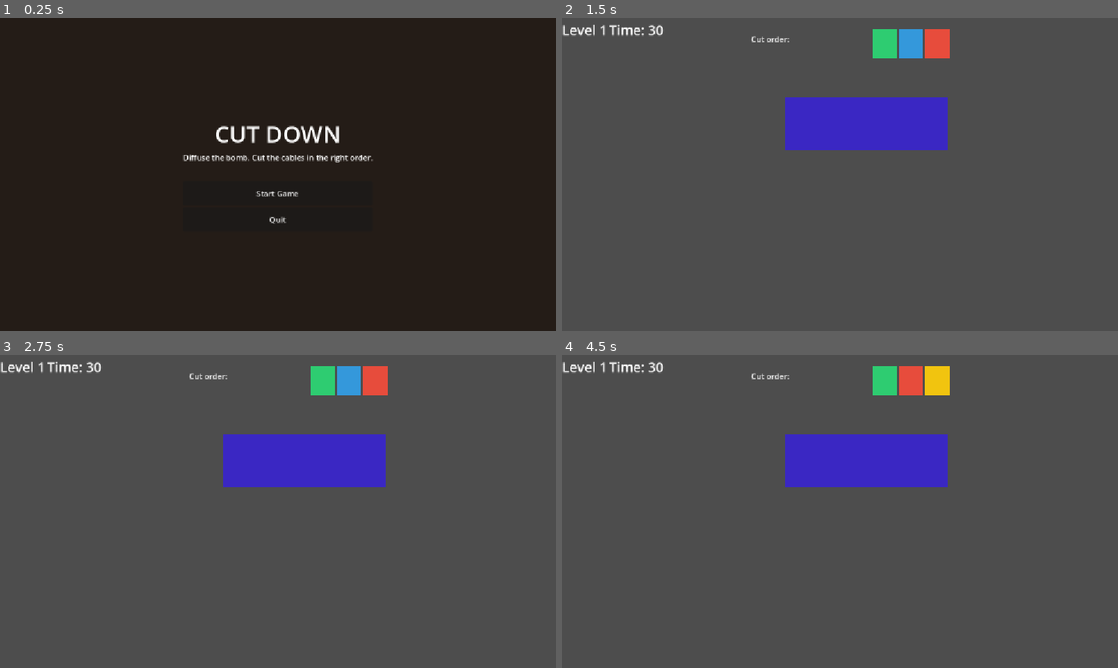
Above: before the commit, frames 1-4 (two rows, left to right).
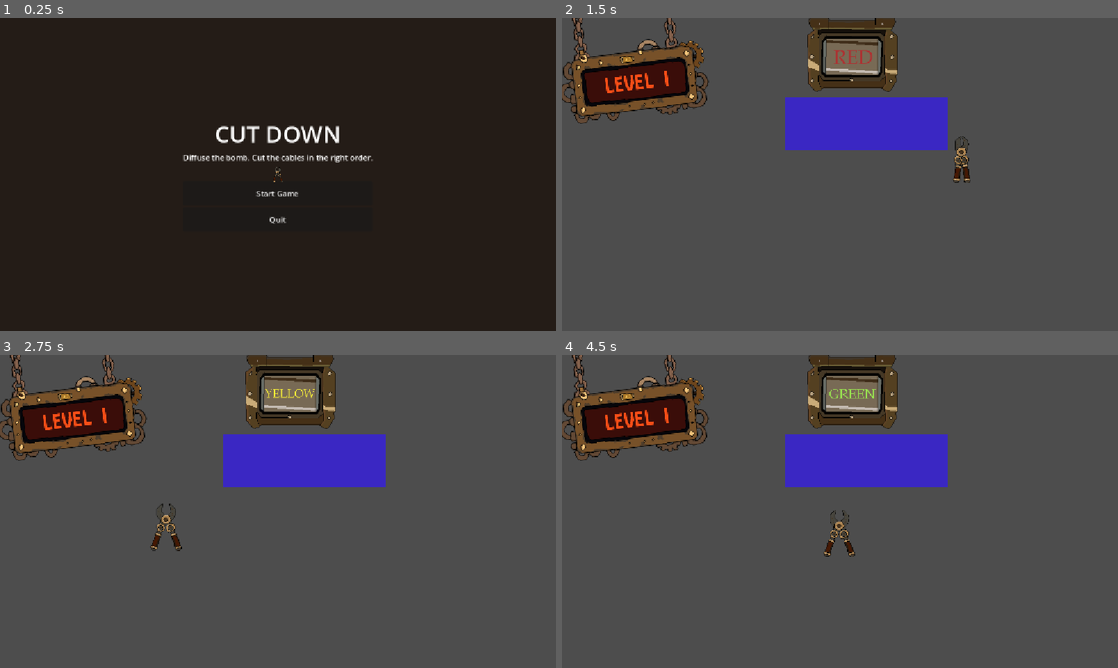
Above: after the commit, the same moments.

Repository: Coleim/cut_down_gmtk_2026
Game: Godot game, scene res://scenes/main_menu/MainMenu.tscn
The game is run twice, just before and just after one commit, with the same random seed, the same clock (stepped at 60 frames per second) and the same inputs.
Inputs (mouse positions are in pixels of both pictures, inside the frame that each line leads up to):
- Up to frame 1 (0.25 s): no input
- Up to frame 2 (1.5 s): click "Start Game" at 0.5 s; tap Enter at 1.25 s; move the mouse to (962, 158) at 1.27 s; click (962, 158) at 1.42 s
- Up to frame 3 (2.75 s): tap Space at 2 s; move the mouse to (166, 527) at 2.02 s; click (166, 527) at 2.17 s
- Up to frame 4 (4.5 s): move the mouse to (895, 442) at 2.77 s; click (895, 442) at 2.92 s; tap Enter at 3.5 s; move the mouse to (812, 574) at 3.52 s; click (812, 574) at 3.67 s; click "Retry" at 4.25 s

The runs differ from the first frame. In frame 1, less than 0.1% of the frame differs, in the area x 49-51%, y 47-53%; in frame 2, 9.9%; in frame 3, 9.9%, in the area x 0-70%, y 0-63%; in frame 4, 9.9%.

Commit message:
Starting the game , cut etc...

Diff:
--- a/project.godot
+++ b/project.godot
@@ -19,9 +19,11 @@
 
 GameManager="*res://scripts/autoload/GameManager.gd"
 SoundManager="*res://scripts/autoload/SoundManager.gd"
+CursorManager="*res://scripts/autoload/CursorManager.gd"
 
 [display]
 
+window/size/mode=2
 window/stretch/mode="canvas_items"
 window/stretch/aspect="expand"
 
--- a/scenes/game/Game.tscn
+++ b/scenes/game/Game.tscn
@@ -1,71 +1,123 @@
 [gd_scene format=3 uid="uid://76gdmw8smic4"]
 
 [ext_resource type="Script" uid="uid://cvv4ng5kmkiyg" path="res://scripts/game/Game.gd" id="1"]
+[ext_resource type="Texture2D" uid="uid://dtaj0ekvfxaq6" path="res://assets/sprites/Color_Selector.png" id="2_365ku"]
+[ext_resource type="Texture2D" uid="uid://dwrcmjaeop3q0" path="res://assets/sprites/LevelPanel.png" id="2_vrspl"]
+[ext_resource type="Texture2D" uid="uid://cy48yyfawapmq" path="res://assets/sprites/Colors.png" id="3_gg4pt"]
+[ext_resource type="Texture2D" uid="uid://d3q5fpe6sxo3u" path="res://assets/sprites/Level1.png" id="3_level1"]
+[ext_resource type="Texture2D" uid="uid://ccamhedq7wa42" path="res://assets/sprites/CutText.png" id="3_wnrko"]
+[ext_resource type="Texture2D" uid="uid://jwrhhxja462b" path="res://assets/sprites/Level2.png" id="4_level2"]
+[ext_resource type="Texture2D" uid="uid://c1mt22ywtn185" path="res://assets/sprites/Level3.png" id="5_level3"]
 
-[node name="Game" type="Node2D"]
+[sub_resource type="AtlasTexture" id="AtlasTexture_wnrko"]
+atlas = ExtResource("3_gg4pt")
+region = Rect2(0, 0, 300, 200)
+
+[sub_resource type="AtlasTexture" id="AtlasTexture_qf6a8"]
+atlas = ExtResource("3_gg4pt")
+region = Rect2(0, 200, 300, 200)
+
+[sub_resource type="AtlasTexture" id="AtlasTexture_56wml"]
+atlas = ExtResource("3_gg4pt")
+region = Rect2(0, 400, 300, 200)
+
+[sub_resource type="AtlasTexture" id="AtlasTexture_aptqa"]
+atlas = ExtResource("3_gg4pt")
+region = Rect2(0, 600, 300, 200)
+
+[sub_resource type="AtlasTexture" id="AtlasTexture_gynul"]
+atlas = ExtResource("3_gg4pt")
+region = Rect2(0, 800, 300, 200)
+
+[sub_resource type="SpriteFrames" id="SpriteFrames_qiobv"]
+animations = [{
+"frames": [{
+"duration": 1.0,
+"texture": SubResource("AtlasTexture_wnrko")
+}, {
+"duration": 1.0,
+"texture": SubResource("AtlasTexture_qf6a8")
+}, {
+"duration": 1.0,
+"texture": SubResource("AtlasTexture_56wml")
+}, {
+"duration": 1.0,
+"texture": SubResource("AtlasTexture_aptqa")
+}, {
+"duration": 1.0,
+"texture": SubResource("AtlasTexture_gynul")
+}],
+"loop": 1,
+"name": &"default",
+"speed": 5.0
+}]
+
+[sub_resource type="SpriteFrames" id="SpriteFrames_vdwqs"]
+animations = [{
+"frames": [{
+"duration": 1.0,
+"texture": ExtResource("3_level1")
+}, {
+"duration": 1.0,
+"texture": ExtResource("4_level2")
+}, {
+"duration": 1.0,
+"texture": ExtResource("5_level3")
+}],
+"loop": 1,
+"name": &"default",
+"speed": 5.0
+}]
+
+[node name="Game" type="Node2D" unique_id=110771433]
 script = ExtResource("1")
 
-[node name="CountdownTimer" type="Timer" parent="."]
+[node name="CountdownTimer" type="Timer" parent="." unique_id=874794337]
 
-[node name="UI" type="Control" parent="."]
+[node name="ColorSelector" type="Sprite2D" parent="." unique_id=1712473233]
+position = Vector2(607, 89)
+texture = ExtResource("2_365ku")
+
+[node name="CutText" type="Sprite2D" parent="ColorSelector" unique_id=1192091202]
+position = Vector2(0, 1)
+texture = ExtResource("3_wnrko")
+
+[node name="ShowColor" type="AnimatedSprite2D" parent="." unique_id=1860398280]
+position = Vector2(607, 89)
+sprite_frames = SubResource("SpriteFrames_qiobv")
+
+[node name="LevelPanel" type="Sprite2D" parent="." unique_id=1851219541]
+position = Vector2(143, 105.00001)
+rotation = -0.12217305
+scale = Vector2(1.3, 1.3)
+texture = ExtResource("2_vrspl")
+
+[node name="LevelSprite" type="AnimatedSprite2D" parent="." unique_id=1267509711]
+position = Vector2(146, 112)
+rotation = -0.12217305
+sprite_frames = SubResource("SpriteFrames_vdwqs")
+
+[node name="UI" type="Control" parent="." unique_id=612219998]
+layout_mode = 3
+anchors_preset = 15
+anchor_right = 1.0
+anchor_bottom = 1.0
+grow_horizontal = 2
+grow_vertical = 2
+metadata/_edit_use_anchors_ = true
+
+[node name="Background" type="ColorRect" parent="UI" unique_id=48603256]
 layout_mode = 1
 anchors_preset = 15
 anchor_right = 1.0
 anchor_bottom = 1.0
 grow_horizontal = 2
 grow_vertical = 2
+mouse_filter = 2
+color = Color(0, 0, 0, 1)
+metadata/_edit_use_anchors_ = true
 
-[node name="Background" type="ColorRect" parent="UI"]
-layout_mode = 1
-anchors_preset = 15
-anchor_right = 1.0
-anchor_bottom = 1.0
-color = Color(0, 0, 0, 1)
-mouse_filter = 2
-
-[node name="TopBar" type="HBoxContainer" parent="UI"]
-layout_mode = 1
-offset_top = 6.0
-offset_right = 210.0
-offset_bottom = 45.0
-
-[node name="LevelLabel" type="Label" parent="UI/TopBar"]
-layout_mode = 2
-size_flags_horizontal = 3
-theme_override_font_sizes/font_size = 28
-text = "Level 1"
-
-[node name="TimerLabel" type="Label" parent="UI/TopBar"]
-layout_mode = 2
-size_flags_horizontal = 3
-theme_override_font_sizes/font_size = 28
-text = "Time: 30"
-horizontal_alignment = 2
-
-[node name="OrderLabel" type="Label" parent="UI"]
-layout_mode = 1
-anchors_preset = 14
-anchor_top = 0.5
-anchor_right = 1.0
-anchor_bottom = 0.5
-offset_left = 347.0
-offset_top = 32.0
-offset_right = 515.0
-offset_bottom = 75.5
-grow_horizontal = 2
-grow_vertical = 2
-text = "Cut order:"
-horizontal_alignment = 1
-
-[node name="OrderContainer" type="HBoxContainer" parent="UI"]
-layout_mode = 1
-offset_left = 535.0
-offset_top = 23.0
-offset_right = 913.0
-offset_bottom = 83.0
-alignment = 1
-
-[node name="BombRect" type="ColorRect" parent="UI"]
+[node name="BombRect" type="ColorRect" parent="UI" unique_id=688296612]
 layout_mode = 1
 anchors_preset = 5
 anchor_left = 0.5
@@ -77,7 +129,7 @@
 grow_horizontal = 2
 color = Color(0.22637272, 0.15488169, 0.76437706, 1)
 
-[node name="CablesContainer" type="HBoxContainer" parent="UI"]
+[node name="CablesContainer" type="HBoxContainer" parent="UI" unique_id=1099318264]
 layout_mode = 1
 anchors_preset = 5
 anchor_left = 0.5
--- /dev/null
+++ b/scripts/autoload/CursorManager.gd
@@ -0,0 +1,74 @@
+extends Node
+
+const GAME_SCENE := "res://scenes/game/Game.tscn"
+const SPRITE_SCALE_MENU := Vector2(0.32, 0.32)   # ~32px cursor on a 100px sprite
+const SPRITE_SCALE_GAME := Vector2(1.0, 1.0)
+
+var _cursor: AnimatedSprite2D
+
+
+func _ready() -> void:
+	Input.mouse_mode = Input.MOUSE_MODE_HIDDEN
+
+	_cursor = AnimatedSprite2D.new()
+	_cursor.z_index = 100
+	_cursor.scale = SPRITE_SCALE_MENU
+	get_tree().root.add_child.call_deferred(_cursor)
+
+	get_tree().root.child_entered_tree.connect(_on_scene_changed)
+
+
+func _setup_frames() -> void:
+	# Only build frames once; sprite_frames is already set if we already ran
+	if _cursor.sprite_frames != null:
+		return
+
+	var texture := load("res://assets/sprites/cutter-sprite.png") as Texture2D
+	var frames := SpriteFrames.new()
+	frames.remove_animation("default")
+
+	var frame0 := AtlasTexture.new()
+	frame0.atlas = texture
+	frame0.region = Rect2(0, 0, 100, 100)   # frame 1 = closed
+
+	var frame1 := AtlasTexture.new()
+	frame1.atlas = texture
+	frame1.region = Rect2(0, 100, 100, 100) # frame 2 = open
+
+	frames.add_animation("default")
+	frames.set_animation_loop("default", false)
+	frames.add_frame("default", frame0)
+	frames.add_frame("default", frame1)
+
+	_cursor.sprite_frames = frames
+	_cursor.animation = "default"
+	_cursor.frame = 1  # start open
+
+
+func _on_scene_changed(node: Node) -> void:
+	# Wait a frame so the scene tree is fully ready
+	await get_tree().process_frame
+	_apply_scene_scale()
+
+
+func _apply_scene_scale() -> void:
+	var scene_path: String = get_tree().current_scene.scene_file_path if get_tree().current_scene else ""
+	if scene_path == GAME_SCENE:
+		_cursor.scale = SPRITE_SCALE_GAME
+	else:
+		_cursor.scale = SPRITE_SCALE_MENU
+
+
+func _process(_delta: float) -> void:
+	if _cursor == null:
+		return
+	if _cursor.sprite_frames == null:
+		_setup_frames()
+	_cursor.global_position = get_viewport().get_mouse_position()
+
+
+func _input(event: InputEvent) -> void:
+	if _cursor == null or _cursor.sprite_frames == null:
+		return
+	if event is InputEventMouseButton and event.button_index == MOUSE_BUTTON_LEFT:
+		_cursor.frame = 0 if event.pressed else 1  # 0=closed, 1=open
--- a/scripts/autoload/GameManager.gd
+++ b/scripts/autoload/GameManager.gd
@@ -8,17 +8,15 @@
 signal level_lost(level_number: int)
 
 const COLOR_PALETTE: Array[Color] = [
-	Color("e74c3c"), # red
-	Color("2ecc71"), # green
-	Color("3498db"), # blue
-	Color("f1c40f"), # yellow
-	Color("9b59b6"), # purple
-	Color("e67e22"), # orange
-	Color("1abc9c"), # teal
+	Color("ac3232"), # red
+	Color("639bff"), # blue
+	Color("99e550"), # green
+	Color("fbf236"), # yellow
+	Color("d77bba"), # purple
 ]
 
 const COLOR_NAMES: Array[String] = [
-	"red", "green", "blue", "yellow", "purple", "orange", "white", "teal"
+	"red", "blue", "green", "yellow", "purple"
 ]
 
 const BASE_CABLE_COUNT: int = 3
@@ -60,6 +58,7 @@
 		result.append({
 			"color": COLOR_PALETTE[idx],
 			"name": COLOR_NAMES[idx],
+			"color_index": idx,
 		})
 	return result
 
--- a/scripts/game/Game.gd
+++ b/scripts/game/Game.gd
@@ -3,11 +3,11 @@
 const CABLE_SCENE: PackedScene = preload("res://scenes/game/Cable.tscn")
 
 @onready var _cables_container: HBoxContainer = $UI/CablesContainer
-@onready var _order_container: HBoxContainer = $UI/OrderContainer
-@onready var _timer_label: Label = $UI/TopBar/TimerLabel
-@onready var _level_label: Label = $UI/TopBar/LevelLabel
 @onready var _bomb_rect: ColorRect = $UI/BombRect
 @onready var _countdown_timer: Timer = $CountdownTimer
+@onready var _level_sprite: AnimatedSprite2D = $LevelSprite
+@onready var _show_color: AnimatedSprite2D = $ShowColor
+@onready var _cut_text: Sprite2D = $ColorSelector/CutText
 
 var _cable_order: Array[Dictionary] = []
 var _cut_index: int = 0
@@ -16,44 +16,38 @@
 
 
 func _ready() -> void:
-	_level_label.text = "Level %d" % GameManager.current_level
+	_setup_level_sprite()
+
 	_cable_order = GameManager.generate_level_colors(GameManager.current_level)
 	_time_left = GameManager.get_time_limit(GameManager.current_level)
 	_cut_index = 0
 	_level_ended = false
 
-	_spawn_order_display()
-	print("please wait")
-	await get_tree().create_timer(3).timeout
-	print("end wait")
+	# Hide cables and cut text during color preview
+	_cables_container.visible = false
+	_cut_text.visible = false
 
-	_hide_order_display()
+	# Show each color in order for 1 second
+	for entry in _cable_order:
+		_show_color.frame = entry["color_index"]
+		await get_tree().create_timer(1.0).timeout
 
-	#_spawn_bomb()
+	# Preview done — show cables and cut prompt
+	_show_color.visible = false
+	_cut_text.visible = true
+	_cables_container.visible = true
 	_spawn_cables()
 
 	_countdown_timer.wait_time = 1.0
 	_countdown_timer.timeout.connect(_on_countdown_tick)
 	_countdown_timer.start()
-	_update_timer_label()
 
 	SoundManager.play_music("bomb_ambience")
 
 
-func _hide_order_display() -> void:
-	for child in _order_container.get_children():
-		child.queue_free()
-
-
-func _spawn_order_display() -> void:
-	for child in _order_container.get_children():
-		child.queue_free()
-
-	for entry in _cable_order:
-		var swatch := ColorRect.new()
-		swatch.custom_minimum_size = Vector2(50, 50)
-		swatch.color = entry["color"]
-		_order_container.add_child(swatch)
+func _setup_level_sprite() -> void:
+	_level_sprite.animation = "default"
+	_level_sprite.frame = clampi(GameManager.current_level - 1, 0, 2)
 
 
 func _spawn_cables() -> void:
@@ -93,15 +87,9 @@
 		return
 
 	_time_left -= 1.0
-	_update_timer_label()
 
 	if _time_left <= 0:
 		_explode()
-
-
-func _update_timer_label() -> void:
-	_timer_label.text = "Time: %d" % max(0, ceil(_time_left))
-	# TODO: Update the actual timer image
 
 
 func _win_level() -> void:
Not shown, added: .github_inactive/actions/export-project/action.yml
Not shown, added: .github_inactive/workflows/godot-ci.yml
Not shown, added: assets/sprites/Color_Selector.png.import
Not shown, added: assets/sprites/Colors.png.import
Not shown, added: assets/sprites/CutText.png.import
Not shown, added: assets/sprites/Level1.png.import
Not shown, added: assets/sprites/Level2.png.import
Not shown, added: assets/sprites/Level3.png.import
Not shown, added: assets/sprites/LevelPanel.png.import
Not shown, added: assets/sprites/cutter-sprite.png.import
Not shown, changed: export_presets.cfg
Not shown, added: scripts/autoload/CursorManager.gd.uid
(and 1 more such lines)
